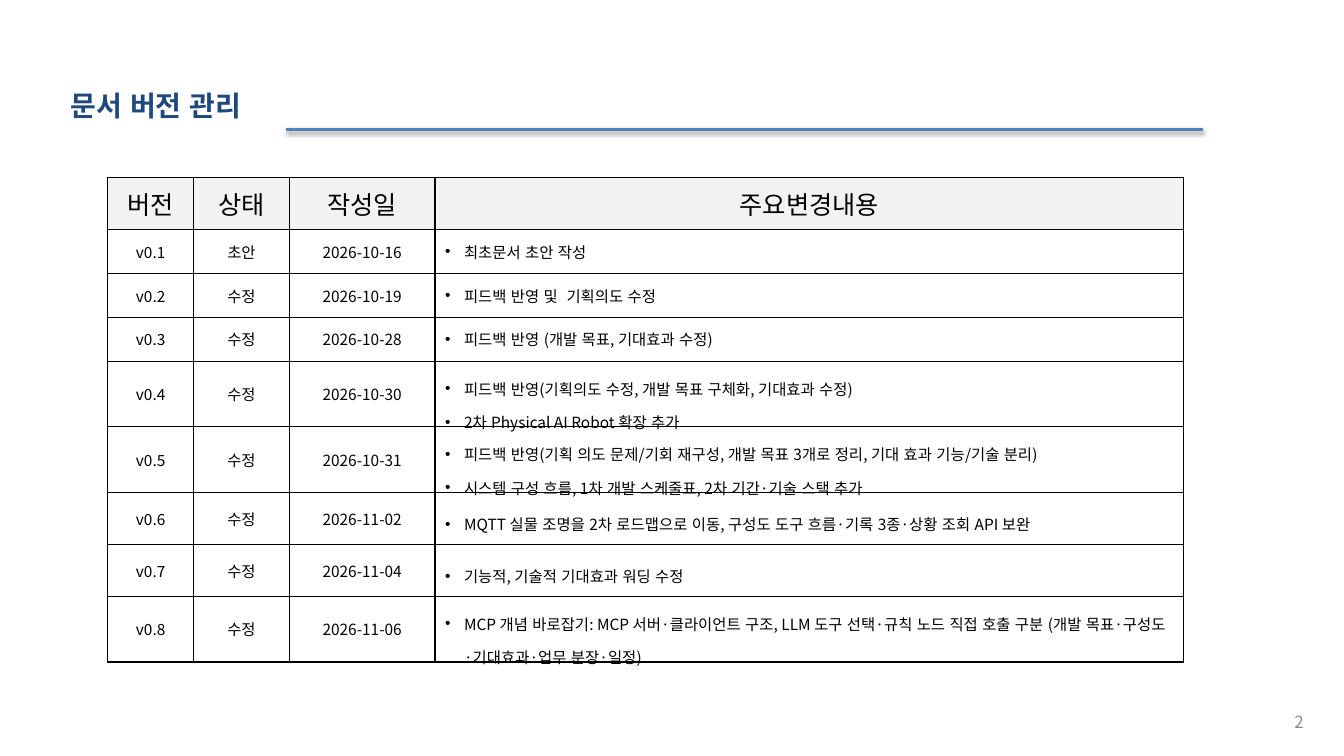
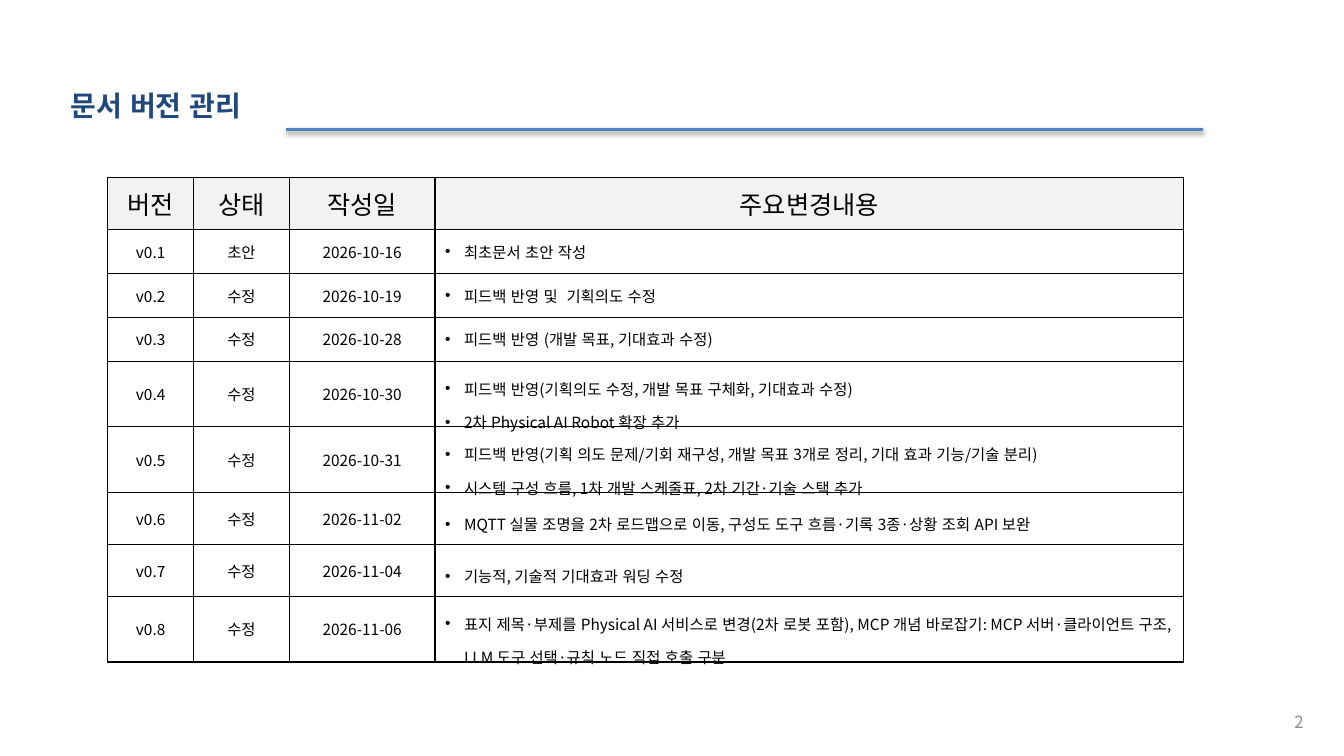
Before and after one commit to selkis4u/smart-museum-aiagent, a slide deck: slide 2 of docs/requirements/3조_스마트박물관_AI_Agent_기획서_v0.8.pptx. Drawn at 1344x756 pixels with LibreOffice and Linux fonts; fonts in the diff are those of the drawing. Boxes give left, top, right and bottom in pixels: in the first picture for what was removed or moved away, otherwise in the second. Text is boxed around its words. In the diff, an @@ line names an element or a change of style, - is before the commit and + after.

Commit message:
기획서 v0.8 제목·부제를 Physical AI 서비스로 변경
- 제목: 스마트 박물관을 위한 Physical AI 유물 보호·도슨트 서비스
- 부제: 유물 보호를 위해 보고(Vision), 판단하고(AI Agent), 행동하는 Physical AI Robot
- 표지·마지막 장·버전 표 반영

```diff
--- a/docs/requirements/3조_스마트박물관_AI_Agent_기획서_v0.8.pptx
+++ b/docs/requirements/3조_스마트박물관_AI_Agent_기획서_v0.8.pptx
@@ table at [108,177,1185,669] @@
-row 9, column 4: MCP 개념 바로잡기: MCP 서버·클라이언트 구조, LLM 도구 선택·규칙 노드 직접 호출 구분 (개발 목표·구성도·기대효과·업무 분장·일정)
+row 9, column 4: 표지 제목·부제를 Physical AI 서비스로 변경(2차 로봇 포함), MCP 개념 바로잡기: MCP 서버·클라이언트 구조, LLM 도구 선택·규칙 노드 직접 호출 구분
```
Also in this commit, not shown: 2 other slides changed, 1 other file.
